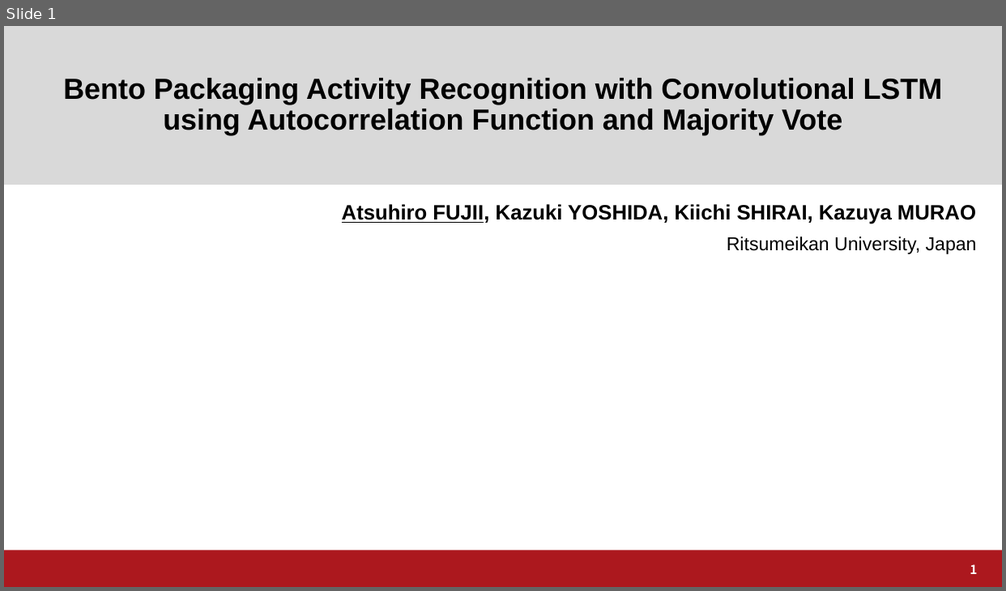
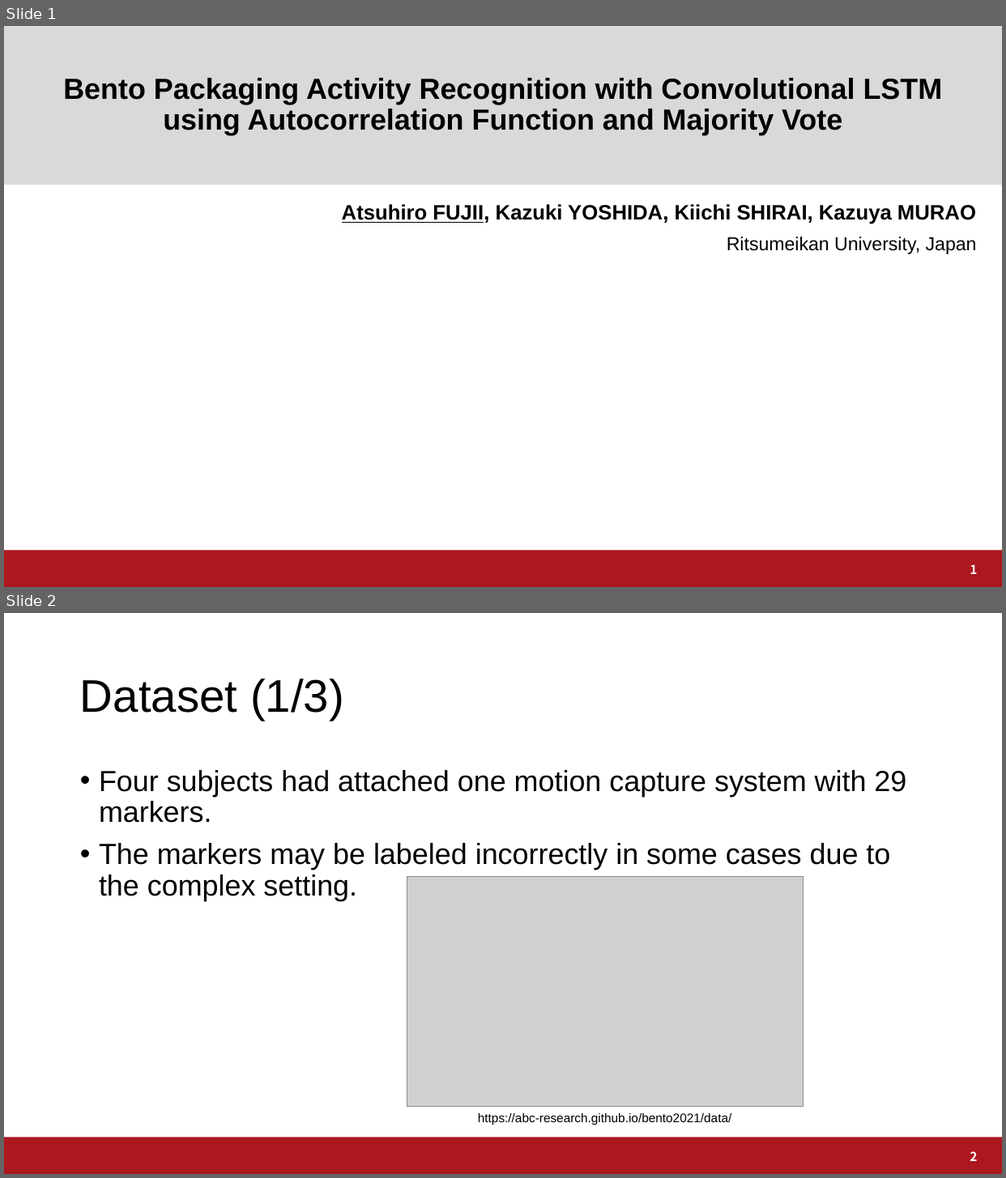
Before and after one commit to a2h1r0/lab, a slide deck: paper/ABC2021BentoChallenge/ABC2021.pptx. Shown one above the other, each under a label of ours: slide 1 before the commit, slides 1 and 2 after it. The pictures are 1006x591 and 1006x1178 pixels, drawn with LibreOffice and Linux fonts; fonts in the diff are those of the drawing; grey boxes stand for pictures; background and template pictures are left out. Boxes give left, top, right and bottom in pixels: in the first picture for what was removed or moved away, otherwise in the second. Text is boxed around its words. In the diff, an @@ line names an element or a change of style, - is before the commit and + after.

```diff
--- a/paper/ABC2021BentoChallenge/ABC2021.pptx
+++ b/paper/ABC2021BentoChallenge/ABC2021.pptx
@@ slide 2 added at (4,613,1002,1174), background #FFFFFF; not listed: 1 template element that a slide beside it also shows @@
@@ title added at (80,679,344,720), 44 pt, text #000000 @@
+Dataset (1/3)
@@ text added at (99,770,906,901), 28 pt, text #000000 @@
+• Four subjects had attached one motion capture system with 29 markers.
+• The markers may be labeled incorrectly in some cases due to the complex setting.
@@ picture added at (407,876,803,1107) @@
@@ text added at (478,1114,731,1126), 12 pt, text #000000 @@
+https://abc-research.github.io/bento2021/data/
@@ page number added at (970,1152,977,1161), 12 pt, text #FFFFFF, bold @@
+2
```
Also in this commit, not shown: 2 other slides added, 1 other file.
